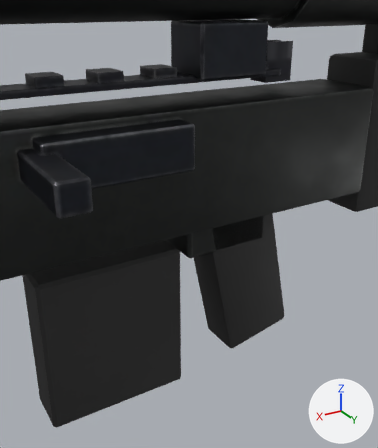
The glTF model assets/models/weapons/weapon_sniper.glb as it was, and as the next commit left it.
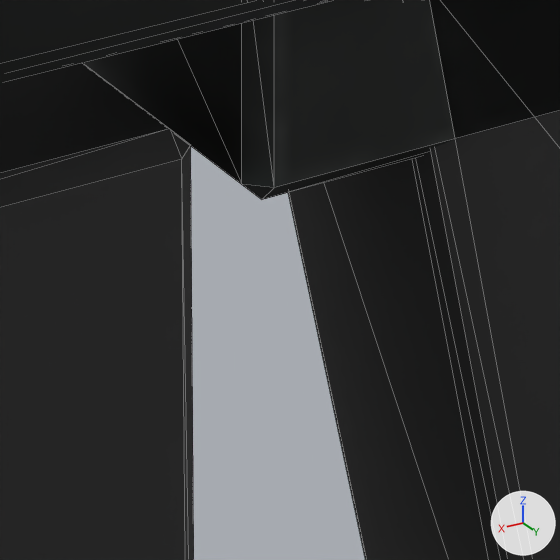
Each version is shown from a camera (50 mm lens) standing at (0.2004, 0.267, 0.1214) and looking at (0.0358, -0.0073, -0.0158), then close up on the part from 41% to 61% of the width and 52% to 69% of the height. Arrows for +X, +Y and +Z are at lower right; the lights stay in place. The older version's two pictures come first. The close-ups show mesh edges as thin lines. Where no turn or scale is listed for an object, it has been applied to the vertices.

The scene before the commit, as lines of its bpy script (objects in view):
```python
me_body = bpy.data.meshes.new('Body')
me_body.from_pydata(...)  # 568 vertices, 1020 faces; spans x -0.09..0.78, y -0.025..0.08, z -0.111..0.087
me_body.materials.append(mat_weapon_sniper_atlas)
me_defaultmag = bpy.data.meshes.new('DefaultMag')
me_defaultmag.from_pydata(...)  # 24 vertices, 44 faces; spans x 0.055..0.145, y -0.016..0.016, z -0.12..-0.02
me_defaultmag.materials.append(mat_weapon_sniper_atlas)
ob_body = bpy.data.objects.new('Body', me_body)
ob_body.location = (0.0, 0.0, 0.0)
ob_defaultmag = bpy.data.objects.new('DefaultMag', me_defaultmag)
ob_defaultmag.location = (0.0, 0.0, 0.0)
```
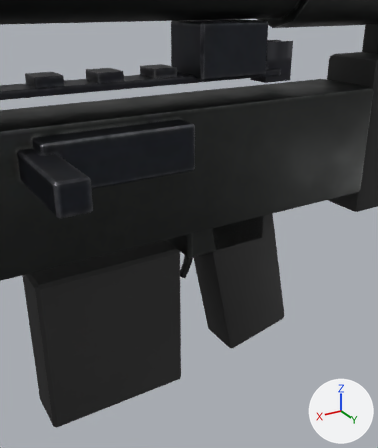
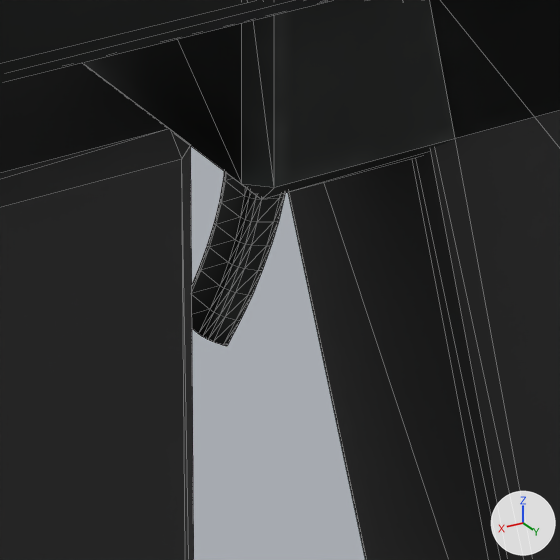
Diff of the bpy script that builds the scene:
```diff
--- a/assets/models/weapons/weapon_sniper.glb.py
+++ b/assets/models/weapons/weapon_sniper.glb.py
@@ me_trigger @@
+me_trigger.from_pydata(...)  # 178 vertices, 352 faces; spans x -0.0024..0.0073, y -0.0028..0.0028, z -0.0209..0.0022
+me_trigger.materials.append(mat_weapon_sniper_atlas)
@@ ob_trigger @@
+ob_trigger = bpy.data.objects.new('Trigger', me_trigger)
+ob_trigger.location = (0.04, 0.0, -0.029)
```

Location of each change, (x1, y1, x2, y2) in pixels of the close-ups (560 x 560 px):
'Trigger', added: after (192, 172, 285, 346)
